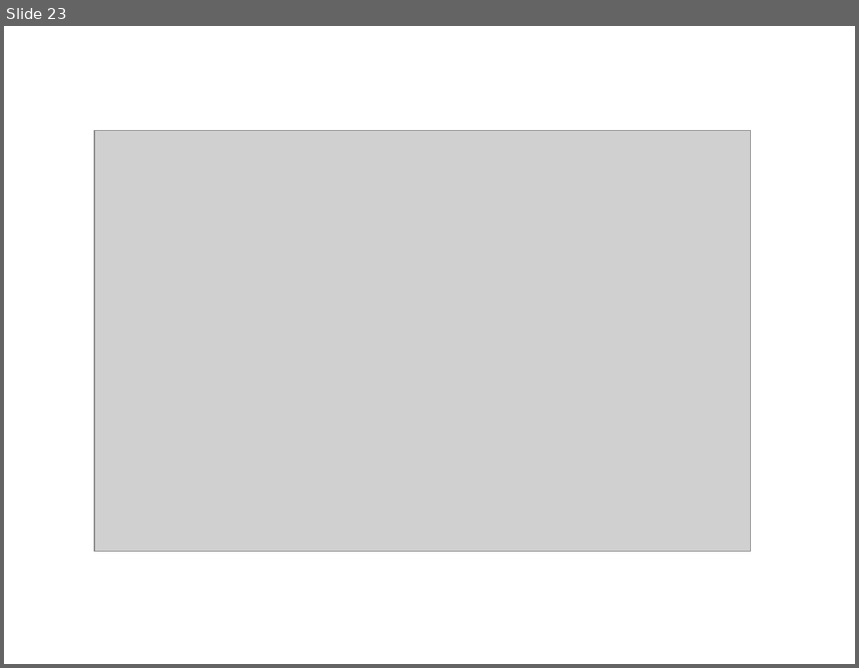
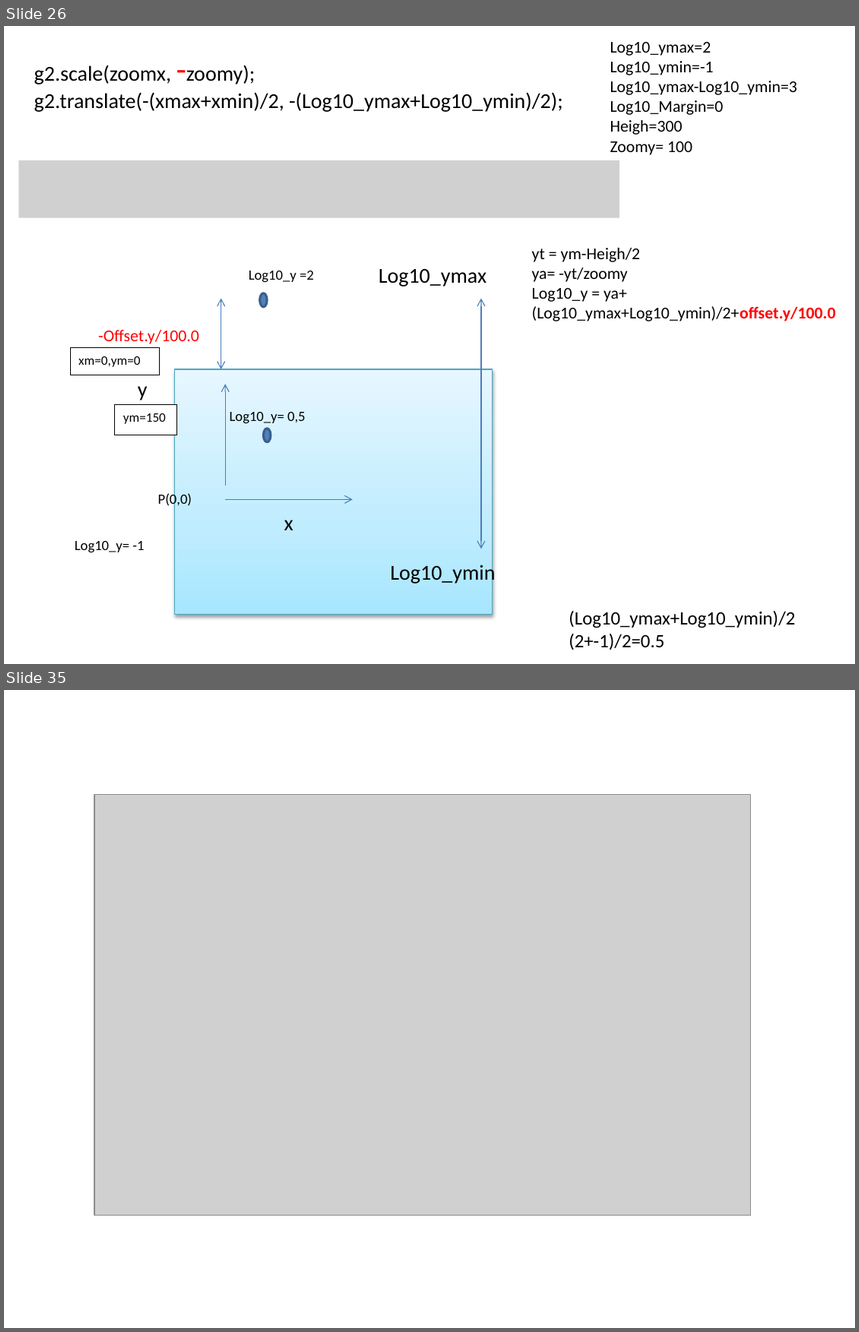
Before and after one commit to ckl67/PAC-Tool, a slide deck: prog_help/pac-tool help draw.pptx. Shown one above the other, each under a label of ours: slide 23 before the commit, slides 26 and 35 after it; the slides between them are not shown. The pictures are 859x668 and 859x1332 pixels, drawn with LibreOffice and Linux fonts; fonts in the diff are those of the drawing; grey boxes stand for pictures. Boxes give left, top, right and bottom in pixels: in the first picture for what was removed or moved away, otherwise in the second. Text is boxed around its words. In the diff, an @@ line names an element or a change of style, - is before the commit and + after.

```diff
--- a/prog_help/pac-tool help draw.pptx
+++ b/prog_help/pac-tool help draw.pptx
@@ slide 26 added at bbox=[4, 26, 855, 664], background #FFFFFF @@
@@ text added at bbox=[610, 42, 797, 155], 14 pt, text #000000 @@
+Log10_ymax=2
+Log10_ymin=-1
+Log10_ymax-Log10_ymin=3
+Log10_Margin=0
+Heigh=300
+Zoomy= 100
@@ text added at bbox=[34, 65, 563, 112], 18 pt, text #000000 @@
+g2.scale(zoomx, -zoomy);
+g2.translate(-(xmax+xmin)/2, -(Log10_ymax+Log10_ymin)/2);
@@ picture added at bbox=[18, 161, 620, 218] @@
@@ text added at bbox=[532, 248, 836, 322], 14 pt, text #000000 @@
+yt = ym-Heigh/2
+ya= -yt/zoomy
+Log10_y = ya+ (Log10_ymax+Log10_ymin)/2+offset.y/100.0
@@ text added at bbox=[249, 271, 314, 283], 12 pt, text #000000 @@
+Log10_y =2
@@ text added at bbox=[379, 269, 487, 287], 18 pt, text #000000 @@
+Log10_ymax
@@ double arrow added from (221, 298) to (221, 370), #4B7EBC 0.75 pt @@
@@ ellipse added at bbox=[260, 294, 267, 307], fill #4F81BD, outline #3A5F8C 2 pt @@
@@ double arrow added from (481, 550) to (481, 298), #4B7EBC 0.75 pt @@
@@ text added at bbox=[98, 330, 199, 344], 14 pt, text #FF0000 @@
+-Offset.y/100.0
@@ rectangle added at bbox=[70, 347, 160, 375], fill #FFFFFF, outline #000000 0.5 pt, 11 pt, text #000000 @@
+xm=0,ym=0
@@ text added at bbox=[138, 386, 148, 401], 18 pt, text #000000 @@
+y
@@ rectangle added at bbox=[175, 370, 493, 615], fill gradient #A7E6FF to #C1EDFF to #E7F8FF, outline #46AAC5 0.75 pt @@
@@ arrow added from (225, 486) to (225, 385), #4B7EBC 0.75 pt @@
@@ rectangle added at bbox=[115, 404, 177, 436], fill #FFFFFF, outline #000000 0.5 pt, 11 pt, text #000000 @@
+ym=150
@@ text added at bbox=[230, 412, 306, 424], 12 pt, text #000000 @@
+Log10_y= 0,5
@@ ellipse added at bbox=[264, 429, 271, 442], fill #4F81BD, outline #3A5F8C 2 pt @@
@@ text added at bbox=[158, 493, 192, 509], 12 pt, text #000000 @@
+P(0,0)
@@ arrow added from (225, 500) to (353, 500), #4B7EBC 0.75 pt @@
@@ text added at bbox=[284, 520, 294, 531], 18 pt, text #000000 @@
+x
@@ text added at bbox=[75, 541, 144, 553], 12 pt, text #000000 @@
+Log10_y= -1
@@ text added at bbox=[390, 563, 495, 585], 18 pt, text #000000 @@
+Log10_ymin
@@ text added at bbox=[569, 611, 795, 651], 16 pt, text #000000 @@
+(Log10_ymax+Log10_ymin)/2
+(2+-1)/2=0.5
@@ what was slide 23 is now slide 35 @@
```
Also in this commit, not shown: 5 slides changed, 22 other slides added, 11 slides removed, 14 other files.
